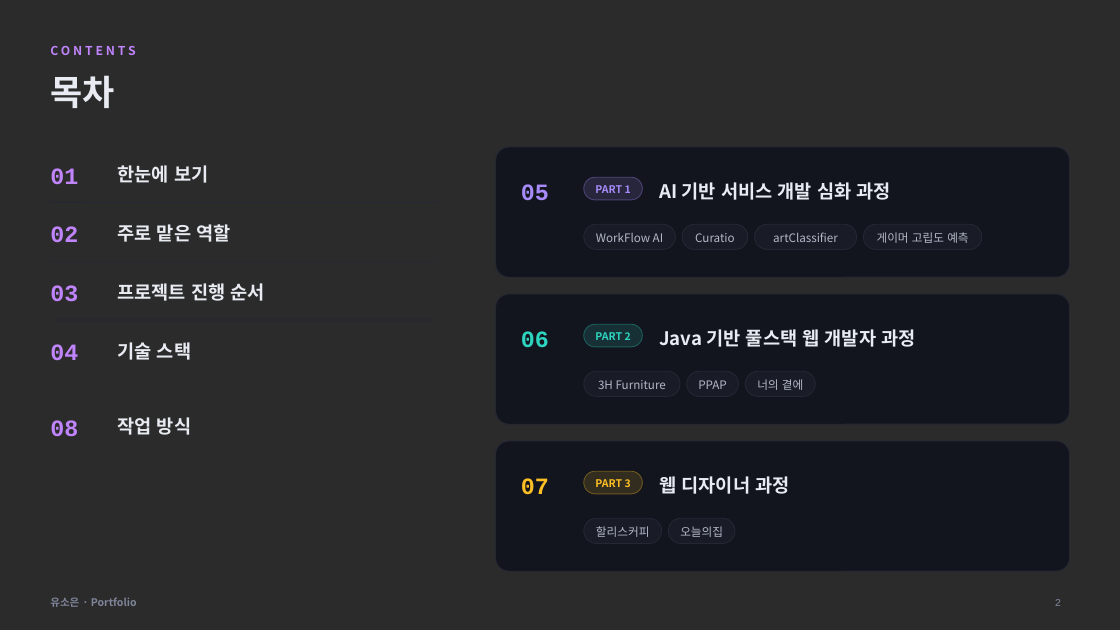
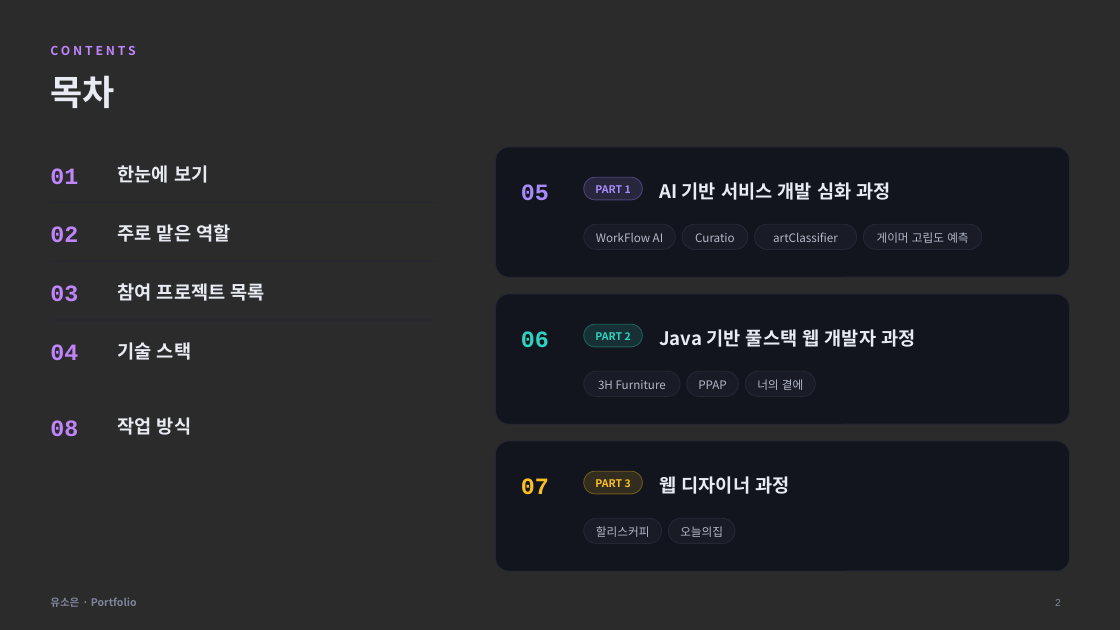
Before and after one commit to soeun-yu/soeun-yu.github.io, a slide deck: slide 2 of 유소은_포트폴리오.pptx. Drawn at 1120x630 pixels with LibreOffice and Linux fonts; fonts in the diff are those of the drawing; background and template pictures are left out; a plain dark background stands for a picture behind light text. Boxes give left, top, right and bottom in pixels: in the first picture for what was removed or moved away, otherwise in the second. Text is boxed around its words. In the diff, an @@ line names an element or a change of style, - is before the commit and + after.

```diff
--- a/유소은_포트폴리오.pptx
+++ b/유소은_포트폴리오.pptx
@@ text at <box>118,283,265,301</box>: text changed @@
-프로젝트 진행 순서
+참여 프로젝트 목록
```
Also in this commit, not shown: 9 other slides changed, 4 other files.
